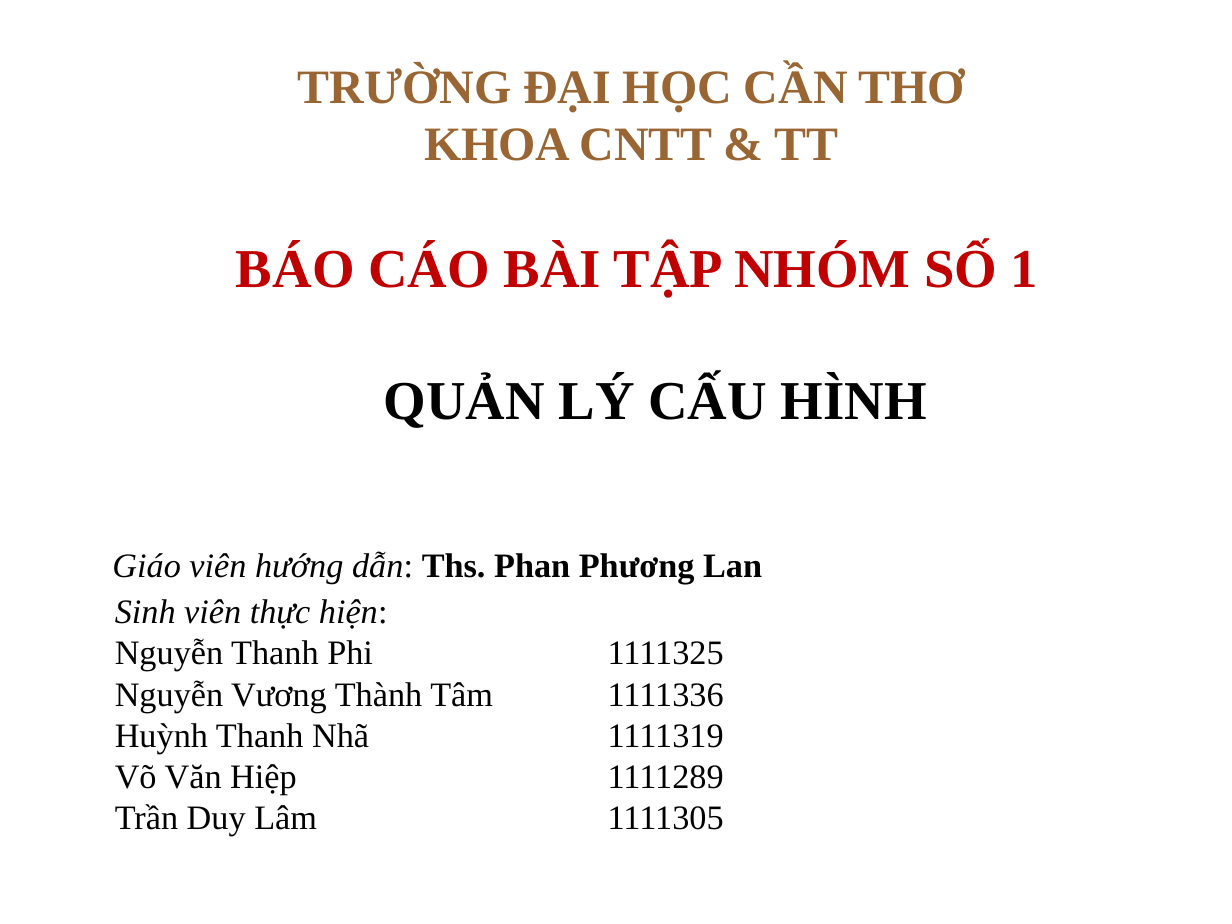
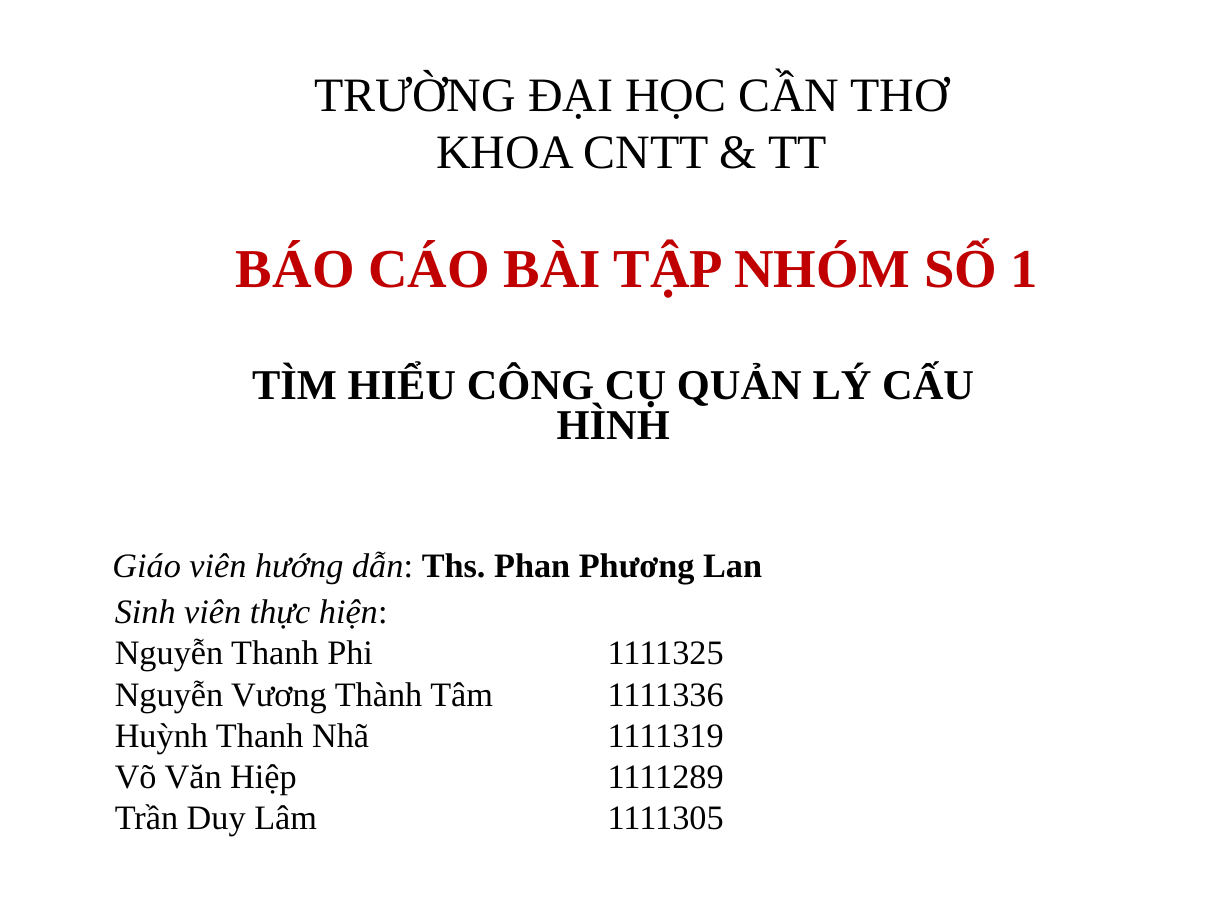
Before and after one commit to thanhphi0127/manager-configuration, a slide deck: slide 1 of doc/baitapso1/NHOM5_BAOCAO_BT1.ppt. Drawn at 1232x924 pixels with LibreOffice and Linux fonts; fonts in the diff are those of the drawing; background and template pictures are left out. Boxes give left, top, right and bottom in pixels: in the first picture for what was removed or moved away, otherwise in the second. Text is boxed around its words. In the diff, an @@ line names an element or a change of style, - is before the commit and + after.

```diff
--- a/doc/baitapso1/NHOM5_BAOCAO_BT1.ppt
+++ b/doc/baitapso1/NHOM5_BAOCAO_BT1.ppt
@@ title "TRƯỜNG ĐẠI HỌC CẦN THƠ ..." at box(314, 74, 948, 169): text colour #996633 to #000000, bold off; vertical alignment middle to bottom @@
@@ text at box(252, 365, 974, 439): text changed; size 32 to 24.8 pt @@
-QUẢN LÝ CẤU HÌNH
+TÌM HIỂU CÔNG CỤ QUẢN LÝ CẤU HÌNH
```
Also in this commit, not shown: 13 other slides changed, 2 slides added, 2 slides removed.
